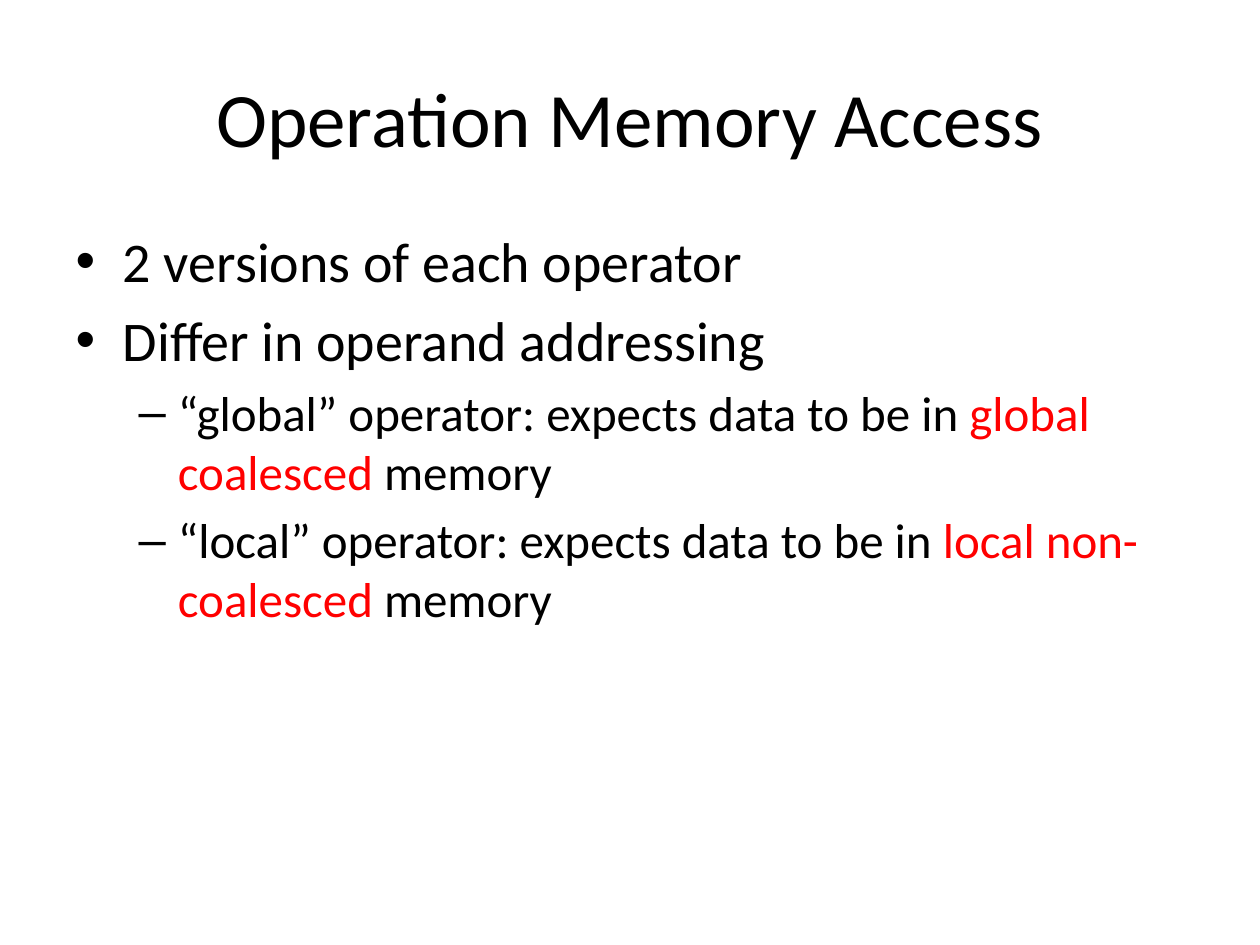
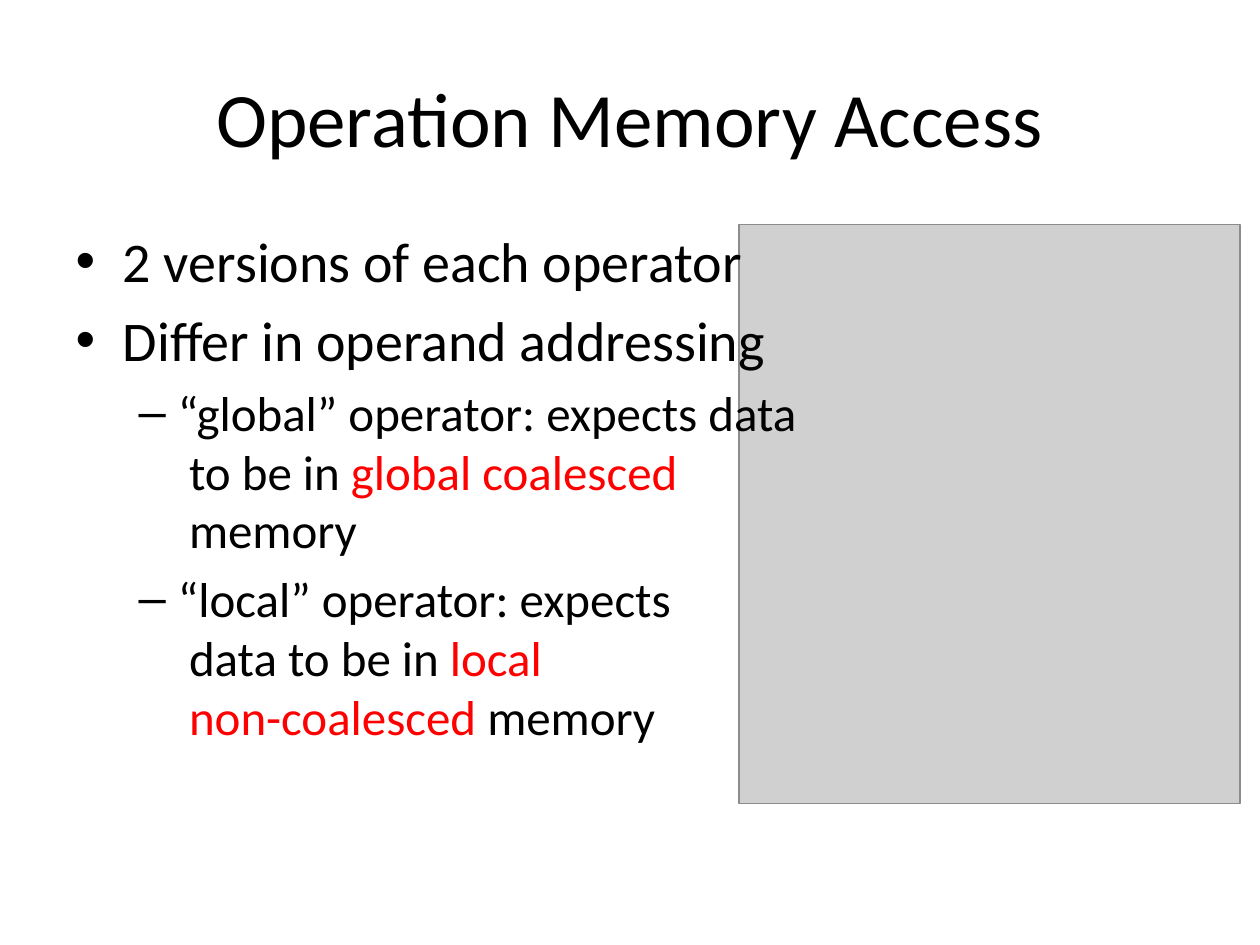
Before and after one commit to sahandKashani/CUDA-multiprecision-arithmetic-code-generator, a slide deck: slide 11 of report/Presentation.pptx (slide 12 before the commit). Drawn at 1260x945 pixels with LibreOffice and Linux fonts; fonts in the diff are those of the drawing; grey boxes stand for pictures. Boxes give left, top, right and bottom in pixels: in the first picture for what was removed or moved away, otherwise in the second. Text is boxed around its words. In the diff, an @@ line names an element or a change of style, - is before the commit and + after.

```diff
--- a/report/Presentation.pptx
+++ b/report/Presentation.pptx
@@ text "2 versions of each operator" rewrapped from (123,243,1138,625) to (123,235,796,743) @@
@@ picture added at (740,224,1241,804) @@
```
Also in this commit, not shown: 1 other slide changed, 3 slides added, 7 slides removed, 1 other file.
